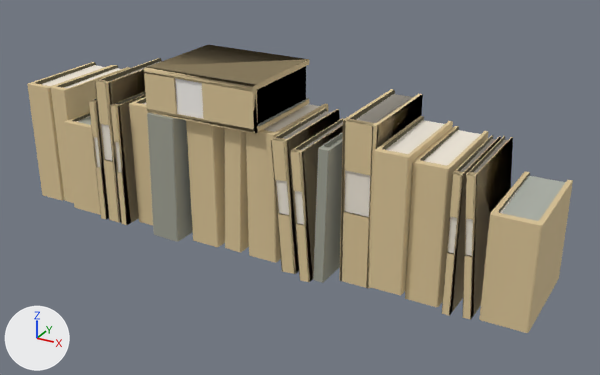
A saved change to the FBX model Assets/3D Models/Books lng row.fbx.
Camera for both pictures: a 50 mm lens placed at (4.53, -7.79, 9.68), pointed at (-1.01, 2.28, 4.65). The axes (+X, +Y, +Z) are drawn at lower left. The lights are the same throughout. Where no turn or scale is listed for an object, it has been applied to the vertices.
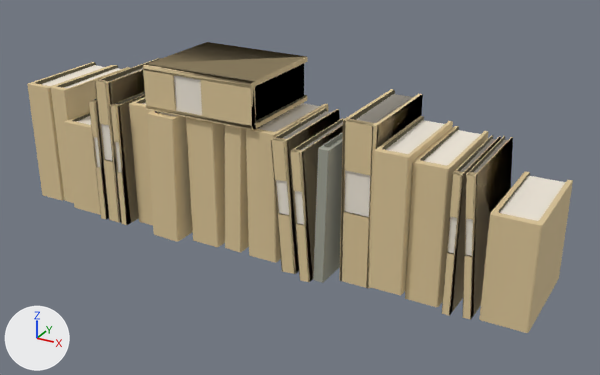
Scene script edits in JSON lines:
```json
{"block": "me_mesh_006", "where": "me_mesh_006.from_pydata(...)  # 88 vertices, 172 faces; spans x -0.33..0.33, y -0.8..0.8, z 0.0..1.52"}
{"block": "me_mesh_006", "where": "# used by ob_box002; location = (2.44, 2.24, 3.74)"}
{"block": "me_mesh_006", "change": "me_mesh_006 part 1: all 4 faces that had it switch from mat_mat (grey #b2b6ab) to mat_material__49 (white #f3eadc)"}
{"block": "me_mesh_014", "where": "me_mesh_014.from_pydata(...)  # 88 vertices, 172 faces; spans x -0.25..0.31, y -0.8..0.8, z -0.01..2.01"}
{"block": "me_mesh_014", "where": "# used by ob_box002_32; location = (-2.87, 2.12, 3.76)"}
{"block": "me_mesh_014", "change": "me_mesh_014 part 2: 112 of the faces centred in x -0.23..0.29, y -0.8..0.8, z -0.01..2.01 switch from mat_material__37_001 (grey #a0a294) to mat_material__25_001 (beige #dec798)"}
{"block": "me_mesh_014", "change": "me_mesh_014 part 3: all 2 faces centred in x -0.05..0.09, y -0.8, z 0.67..1.33 switch from mat_material__37_001 (grey #a0a294) to mat_material__25 (beige #dec798)"}
{"op": "add", "block": "me_mesh_014", "code": "me_mesh_014.materials.append(mat_material__37)  # brown #665f42"}
{"op": "set", "path": "ob_book_label_4.location", "old": "(-1.21, 2.14, 6.1)", "new": "(-1.28, 2.2, 6.12)"}
```

Boxes (x1, y1, x2, y2) around the edits, measured in the pictures (600 x 375 px):
```json
{"object": "BOOK_LABEL_4", "change": "moved", "before": [144, 45, 309, 134], "after": [143, 42, 308, 130]}
{"part": 1, "of": "me_mesh_006", "change": "recoloured", "before": [502, 175, 565, 221], "after": [502, 175, 565, 221], "on screen": "grey to white"}
{"part": 2, "of": "me_mesh_014", "change": "recoloured", "before": [147, 113, 193, 242], "after": [147, 113, 193, 242], "on screen": "grey to brown"}
{"part": 3, "of": "me_mesh_014", "change": "recoloured", "before": [149, 114, 175, 241], "after": [149, 114, 175, 241], "on screen": "grey to beige"}
```
